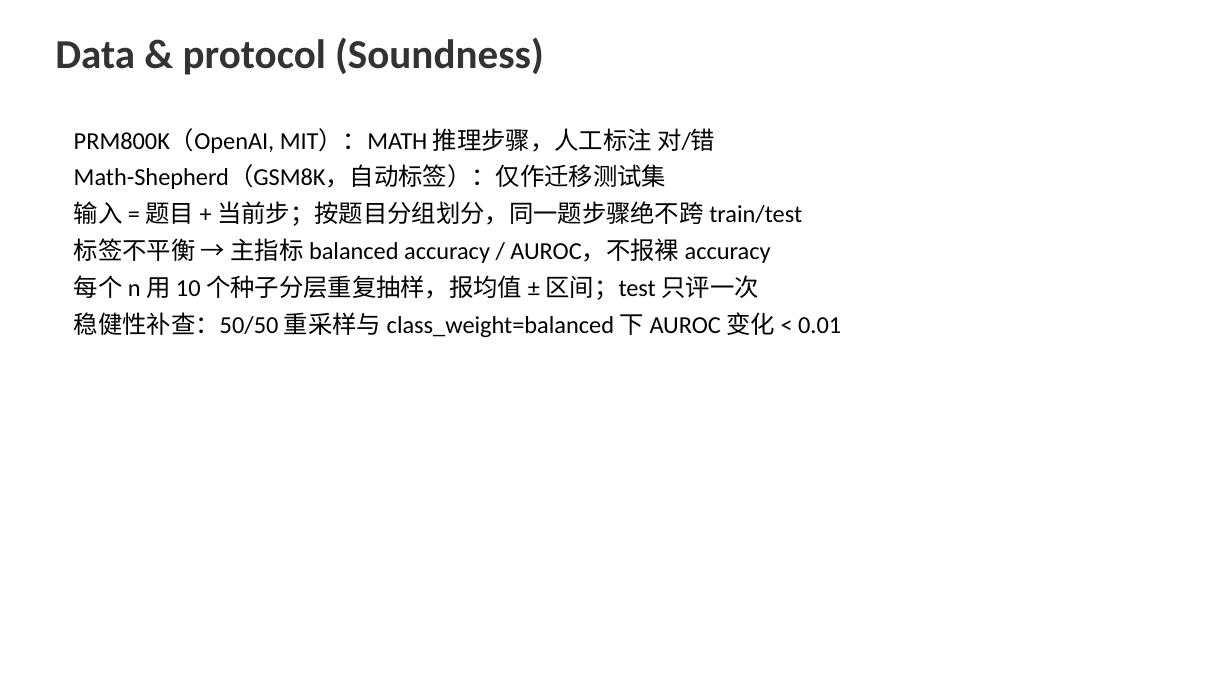
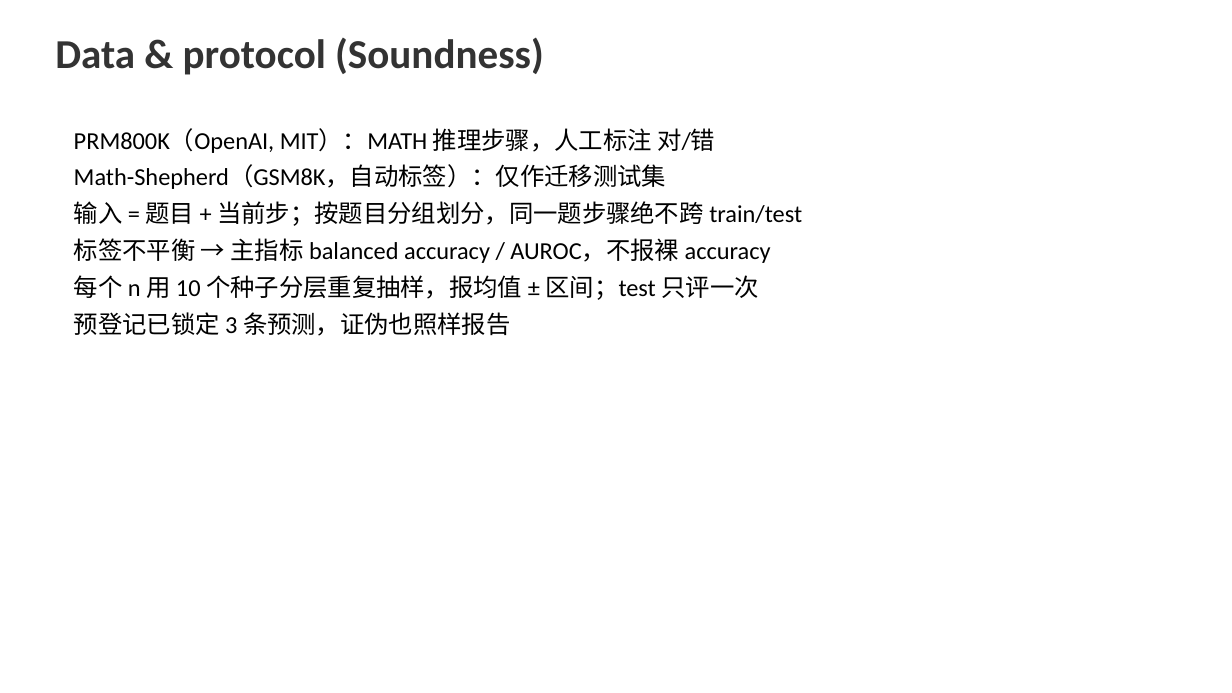
Before and after one commit to FauReam/text-monitor-436, a slide deck: slide 4 of slides/midterm.pptx. Drawn at 1232x693 pixels with LibreOffice and Linux fonts; fonts in the diff are those of the drawing. Boxes give left, top, right and bottom in pixels: in the first picture for what was removed or moved away, otherwise in the second. Text is boxed around its words. In the diff, an @@ line names an element or a change of style, - is before the commit and + after.

```diff
--- a/slides/midterm.pptx
+++ b/slides/midterm.pptx
@@ text at (x1=74, y1=312, x2=511, y2=336): text changed @@
-稳健性补查：50/50 重采样与 class_weight=balanced 下 AUROC 变化 < 0.01
+预登记已锁定 3 条预测，证伪也照样报告
```
Also in this commit, not shown: 3 other slides changed, 15 other files.
